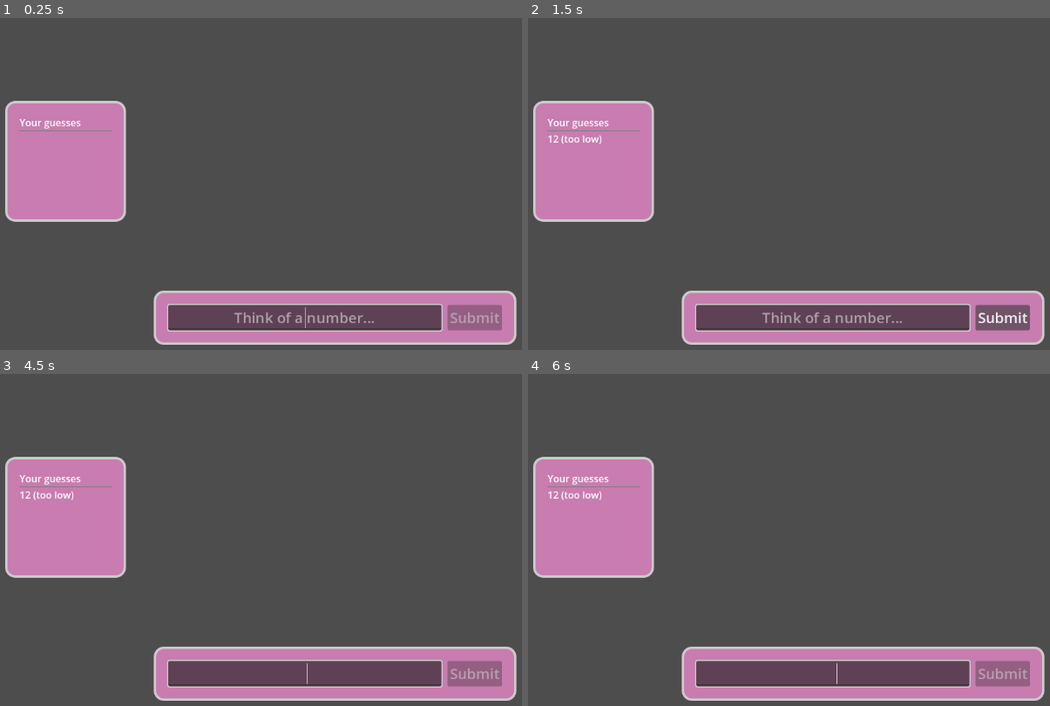
Above: before the commit, frames 1-4 (two rows, left to right).
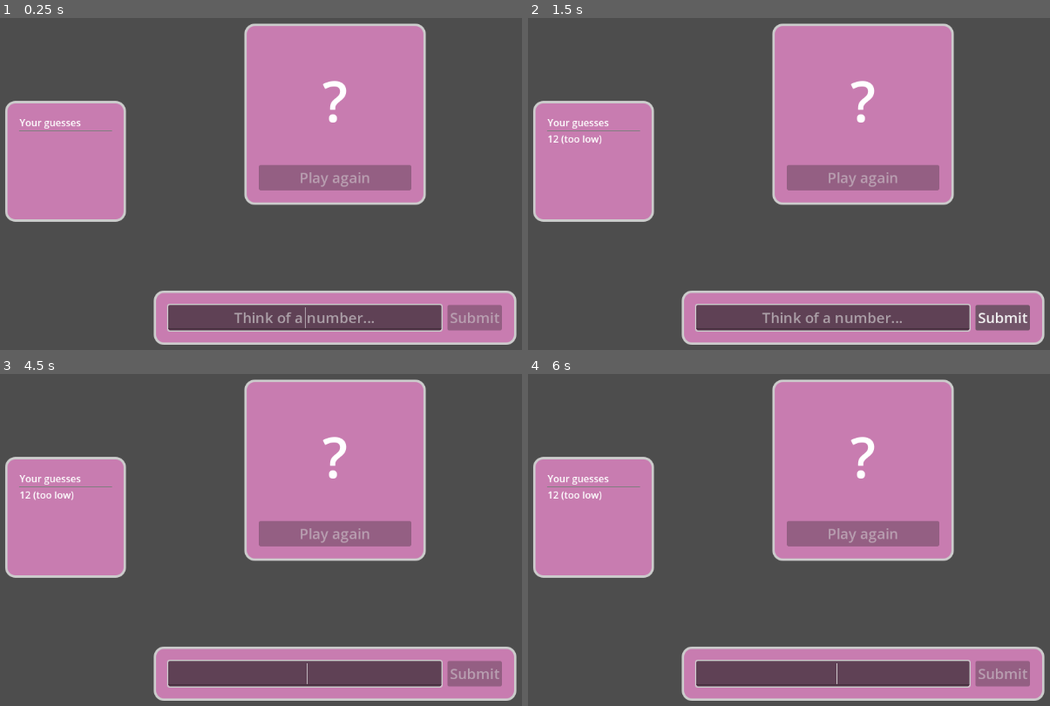
Above: after the commit, the same moments.

Repository: phrasmotica/think-of-a-number
Game: Godot game, scene res://scenes/game.tscn
Two runs of this game, one before a commit and one after it. Both use one fixed random seed, a clock stepped at 60 frames per second and the inputs below.
Inputs (mouse positions are in pixels of both pictures, inside the frame that each line leads up to):
- Up to frame 1 (0.25 s): no input
- Up to frame 2 (1.5 s): click (830, 316) at 0.52 s; type "12" at 0.6 s; click "Submit" at 1.25 s
- Up to frame 3 (4.5 s): click "Submit" at 2 s; click "Submit" at 2.75 s; tap Enter at 3.5 s; tap Space at 4.25 s
- Up to frame 4 (6 s): tap Enter at 5 s; tap Space at 5.75 s

The runs differ from the first frame. In frame 1, 19% of the frame differs, in the area x 46-82%, y 1-57%; in frame 2, 19%; in frame 3, 19%; in frame 4, 19%.

Commit message:
Show question mark in place of secret number while player is still guessing

Diff:
--- a/scenes/reveal_panel.tscn
+++ b/scenes/reveal_panel.tscn
@@ -1,7 +1,8 @@
-[gd_scene load_steps=3 format=3 uid="uid://mk230kyxlcmn"]
+[gd_scene load_steps=4 format=3 uid="uid://mk230kyxlcmn"]
 
 [ext_resource type="Theme" uid="uid://skah0wjpgann" path="res://theme_default.tres" id="1_crxy0"]
 [ext_resource type="Script" path="res://scripts/reveal_panel.gd" id="2_2r51q"]
+[ext_resource type="PackedScene" uid="uid://dtlvywg5qfge5" path="res://scenes/secret_label.tscn" id="3_aihyx"]
 
 [node name="RevealPanel" type="PanelContainer"]
 custom_minimum_size = Vector2(300, 300)
@@ -22,11 +23,9 @@
 layout_mode = 2
 size_flags_vertical = 3
 
-[node name="SecretLabel" type="Label" parent="MarginContainer/VBoxContainer/CenterContainer"]
+[node name="SecretLabel" parent="MarginContainer/VBoxContainer/CenterContainer" instance=ExtResource("3_aihyx")]
 unique_name_in_owner = true
 layout_mode = 2
-theme_type_variation = &"RevealLabel"
-text = "85"
 
 [node name="PlayAgainButton" type="Button" parent="MarginContainer/VBoxContainer"]
 unique_name_in_owner = true
--- /dev/null
+++ b/scenes/secret_label.tscn
@@ -0,0 +1,10 @@
+[gd_scene load_steps=3 format=3 uid="uid://dtlvywg5qfge5"]
+
+[ext_resource type="Theme" uid="uid://skah0wjpgann" path="res://theme_default.tres" id="1_fknbd"]
+[ext_resource type="Script" path="res://scripts/secret_label.gd" id="2_3iryh"]
+
+[node name="SecretLabel" type="Label"]
+theme = ExtResource("1_fknbd")
+theme_type_variation = &"RevealLabel"
+text = "?"
+script = ExtResource("2_3iryh")
--- a/scripts/reveal_panel.gd
+++ b/scripts/reveal_panel.gd
@@ -1,20 +1,31 @@
 extends PanelContainer
 
 @onready
-var secret_label: Label = %SecretLabel
+var secret_label: SecretLabel = %SecretLabel
+
+@onready
+var play_again_button: Button = %PlayAgainButton
 
 signal game_restarted
 
 func _ready():
-    hide()
+    secret_label.conceal()
+
+    play_again_button.disabled = true
 
 func _on_game_manager_game_won():
-    show()
+    secret_label.reveal()
+
+    play_again_button.disabled = false
+    play_again_button.grab_focus()
 
 func _on_play_again_button_pressed():
-    hide()
-
     game_restarted.emit()
 
 func _on_game_manager_game_started(secret: int):
-    secret_label.text = str(secret)
+    secret_label.secret_value = secret
+
+    secret_label.conceal()
+
+    play_again_button.disabled = true
+    play_again_button.release_focus()
--- /dev/null
+++ b/scripts/secret_label.gd
@@ -0,0 +1,13 @@
+class_name SecretLabel extends Label
+
+@export_range(1, 100)
+var secret_value: int = 1
+
+func _ready():
+	conceal()
+
+func reveal():
+	text = str(secret_value)
+
+func conceal():
+	text = "?"
